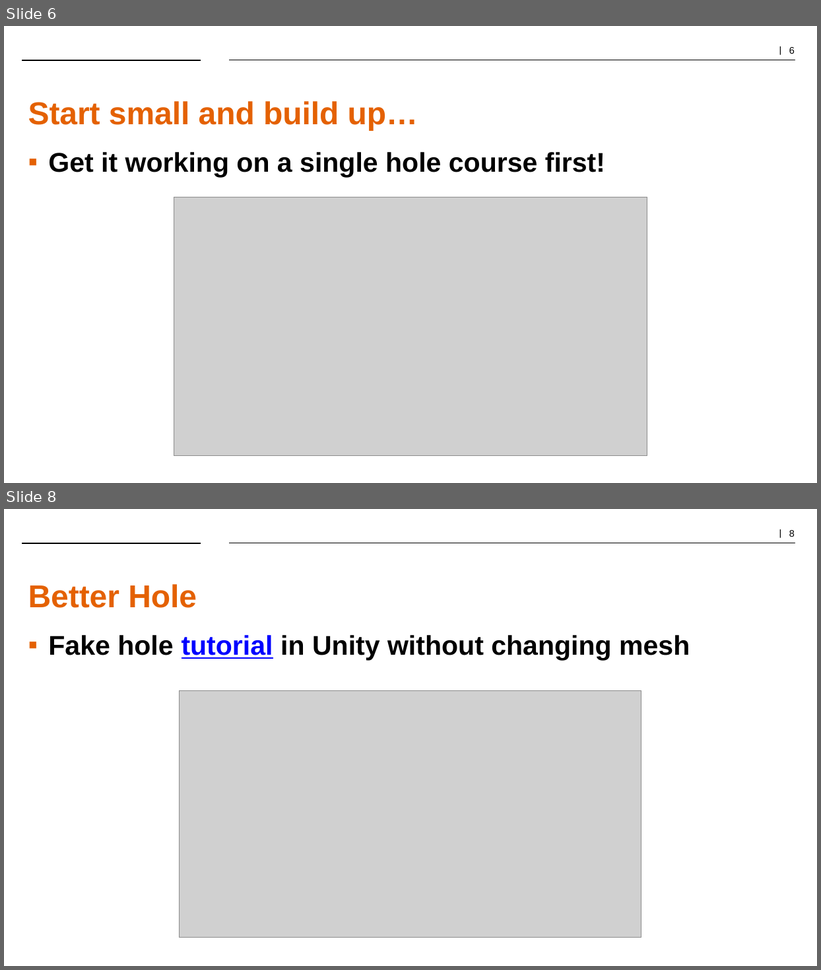
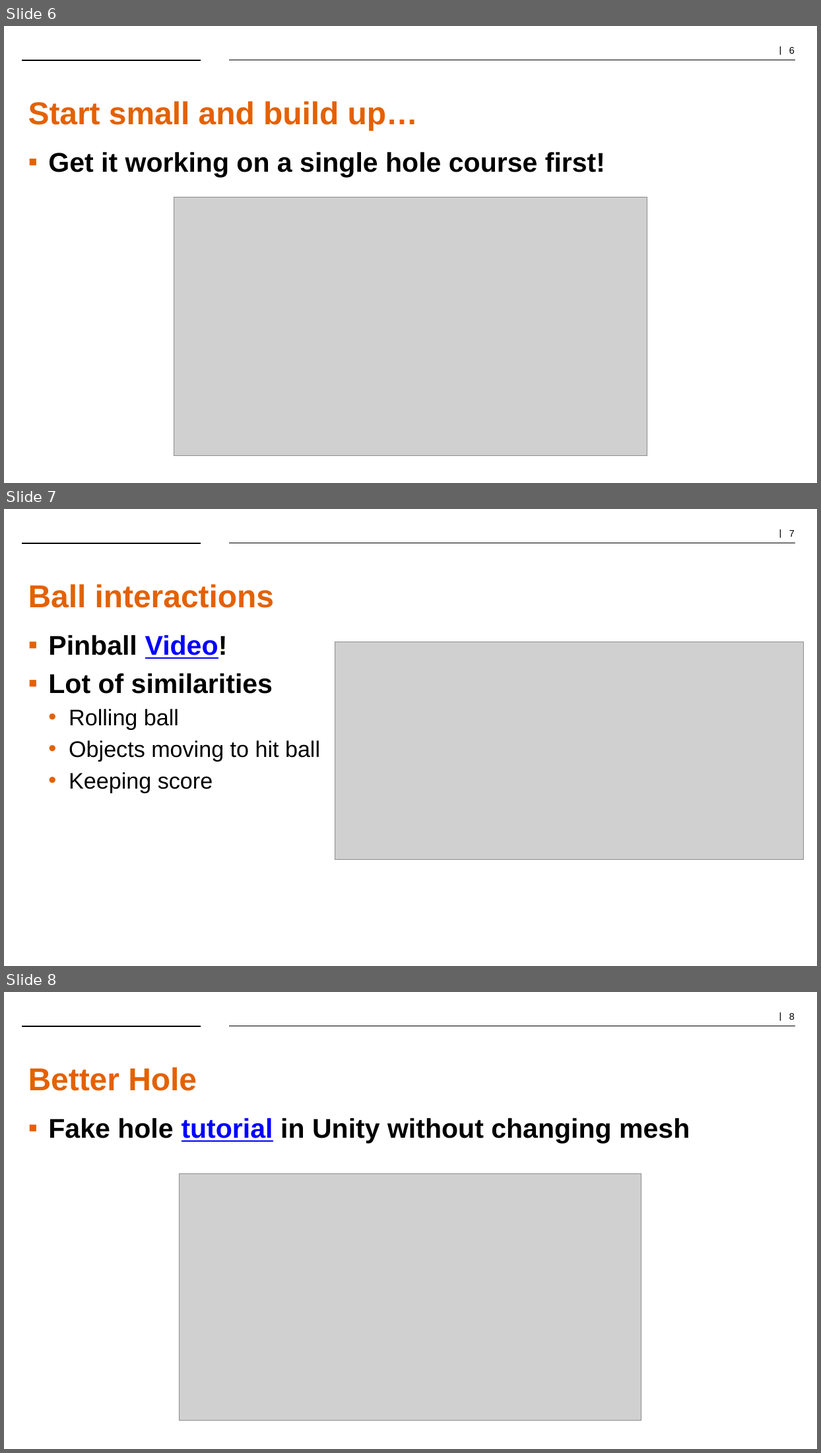
Before and after one commit to jmgregor/IMGS-624, a slide deck: PuttPuttGolfPresentation.pptx. Shown one above the other, each under a label of ours: slides 6 and 8 before the commit, slides 6, 7 and 8 after it; the slides between them are not shown. The pictures are 821x970 and 821x1453 pixels, drawn with LibreOffice and Linux fonts; fonts in the diff are those of the drawing; grey boxes stand for pictures; background and template pictures are left out. Boxes give left, top, right and bottom in pixels: in the first picture for what was removed or moved away, otherwise in the second. Text is boxed around its words. In the diff, an @@ line names an element or a change of style, - is before the commit and + after.

Commit message:
presentation

```diff
--- a/PuttPuttGolfPresentation.pptx
+++ b/PuttPuttGolfPresentation.pptx
@@ slide 7 added at (x1=4, y1=509, x2=817, y2=966), background #FFFFFF; not listed: 3 template elements that a slide beside it also shows @@
@@ text added at (x1=28, y1=584, x2=274, y2=608), 37.3 pt, text #E46102, bold @@
+Ball interactions
@@ text added at (x1=48, y1=635, x2=320, y2=793), 26.7 pt, text #000000 @@
+▪ Pinball Video!
+▪ Lot of similarities
+  • Rolling ball
+  • Objects moving to hit ball
+  • Keeping score
@@ picture added at (x1=335, y1=642, x2=804, y2=860) @@
```
Also in this commit, not shown: 2 other files.
